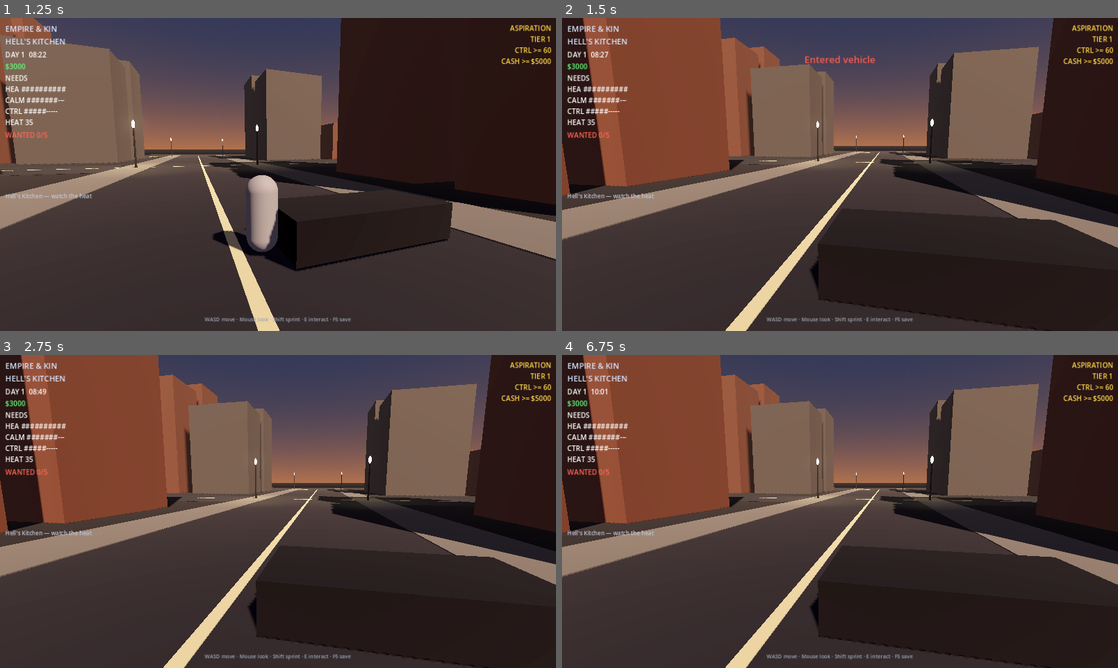
Above: before the commit, frames 1-4 (two rows, left to right).
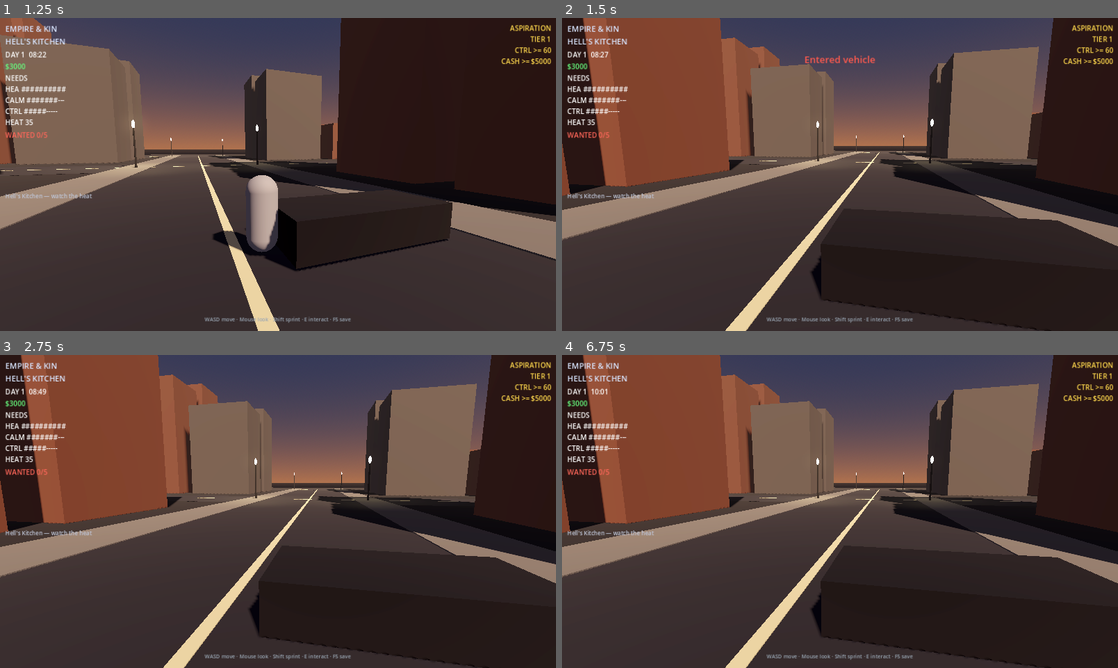
Above: after the commit, the same moments.

Repository: 5mil/empire-and-kin
Game: Godot game, scene res://scenes/main.tscn
Same seed, same stepped clock (60 frames per second), same inputs: the game is played once before the commit and once after it.
Inputs (mouse positions are in pixels of both pictures, inside the frame that each line leads up to):
- Up to frame 1 (1.25 s): tap Enter at 0.5 s; move the mouse to (305, 174) at 0.52 s; hold W (move_forward) from 0.53 s (still down); hold E (interact) from 0.53 s (still down)
- Up to frame 2 (1.5 s): keep holding W (move_forward); move the mouse to (812, 174) at 1.27 s; release E (interact) at 1.28 s; tap E (interact) at 1.35 s
- Up to frame 3 (2.75 s): keep holding W (move_forward); tap Space at 2 s; move the mouse to (289, 505) at 2.02 s; hold E (interact) from 2.03 s (still down); tap 1 at 2.1 s
- Up to frame 4 (6.75 s): move the mouse to (834, 517) at 2.77 s; release E (interact) at 2.78 s; tap 2 at 2.85, 5.85 s; tap E (interact) at 3.05, 4.35, 6.05 s; tap Enter at 3.5, 5 s; move the mouse to (878, 514) at 3.52 s; hold E (interact) 3.53-4.28 s; tap Space at 4.25, 5.75 s; move the mouse to (795, 508) at 4.27 s; move the mouse to (845, 511) at 5.02 s; hold E (interact) 5.03-5.78 s; tap 1 at 5.1 s; move the mouse to (817, 505) at 5.77 s; release W (move_forward) at 5.78 s; hold D (move_right) 5.78-6.53 s; move the mouse to (867, 511) at 6.52 s; hold W (move_forward) from 6.53 s (still down); hold E (interact) from 6.53 s (still down)

Frame 1 is identical in both runs. In frame 2, 0.1% of the frame differs, in the area x 44-100%, y 64-90%; in frame 3, 0.1%; in frame 4, 0.1%.

Commit message:
godot: vehicle — stabler arcade drive, speed cap, wall damage stub

Diff:
--- a/godot/scripts/vehicle.gd
+++ b/godot/scripts/vehicle.gd
@@ -1,45 +1,51 @@
 extends RigidBody3D
-## Arcade vehicle inspired by BETA vehicle_phys.zig (Phase 5).
-## Godot physics instead of pure raycast integrate — same controls & feel goals.
+## Arcade vehicle — BETA Phase 5 controls (throttle/steer/handbrake).
 
 enum VehicleType { SEDAN, TAXI, TRUCK, MOTORCYCLE }
 
 @export var vehicle_type: VehicleType = VehicleType.SEDAN
-@export var max_steer: float = 0.55
-@export var engine_force_mult: float = 1.0
+@export var max_speed: float = 28.0
 @export var health: int = 100
 
 var occupied: bool = false
 var _steer: float = 0.0
 var _throttle: float = 0.0
 var _handbrake: bool = false
+var max_steer: float = 0.55
+var engine_force_mult: float = 1.0
 
-@onready var _seat: Marker3D = $Seat
 @onready var _exit: Marker3D = $ExitPoint
 
 func _ready() -> void:
+	add_to_group("vehicle")
 	_apply_tuning()
-	freeze = true  # parked until entered
+	freeze = true
+	contact_monitor = true
+	max_contacts_reported = 4
+	body_entered.connect(_on_body_entered)
 
 func _apply_tuning() -> void:
-	# Mass/power proxies from PhysTuning
 	match vehicle_type:
 		VehicleType.SEDAN:
 			mass = 1200
 			engine_force_mult = 1.0
 			max_steer = 0.55
+			max_speed = 28.0
 		VehicleType.TAXI:
 			mass = 1250
 			engine_force_mult = 0.95
 			max_steer = 0.52
+			max_speed = 26.0
 		VehicleType.TRUCK:
 			mass = 2800
 			engine_force_mult = 0.7
 			max_steer = 0.42
+			max_speed = 20.0
 		VehicleType.MOTORCYCLE:
 			mass = 220
-			engine_force_mult = 1.3
+			engine_force_mult = 1.35
 			max_steer = 0.7
+			max_speed = 32.0
 
 func enter(player: Node3D) -> void:
 	if occupied:
@@ -65,30 +71,60 @@
 	player.set_process_unhandled_input(true)
 	if player.has_method("clear_vehicle"):
 		player.clear_vehicle()
+	GameState.toast.emit("Left vehicle", 1.2)
 
 func _physics_process(delta: float) -> void:
 	if not occupied:
 		return
 	_throttle = Input.get_axis("move_back", "move_forward")
-	_steer = Input.get_axis("move_right", "move_left") * max_steer
+	_steer = Input.get_axis("move_right", "move_left")
 	_handbrake = Input.is_action_pressed("handbrake")
 
 	var forward := -global_transform.basis.z
-	var speed := linear_velocity.length()
-	var force := _throttle * 9000.0 * engine_force_mult
+	var right := global_transform.basis.x
+	var speed := Vector3(linear_velocity.x, 0.0, linear_velocity.z).length()
+
+	# Engine along forward
+	var power := 12000.0 * engine_force_mult
 	if _handbrake:
-		force *= 0.3
-	apply_central_force(forward * force * delta * 60.0)
+		power *= 0.25
+	apply_central_force(forward * _throttle * power * delta)
 
-	# Steering yaw
-	var steer_power := _steer * (1.0 + speed * 0.08)
+	# Steering: yaw rate scales with speed
+	var steer_input := _steer * max_steer
 	if _handbrake:
-		steer_power *= 1.4  # oversteer bias
-	apply_torque(Vector3.UP * steer_power * 4000.0 * delta)
+		steer_input *= 1.5
+	var yaw_torque := steer_input * clampf(speed, 0.5, 18.0) * 900.0
+	apply_torque(Vector3.UP * yaw_torque * delta)
 
-	# Drag
-	apply_central_force(-linear_velocity * (0.4 if not _handbrake else 1.2))
+	# Lateral grip / handbrake slide
+	var lat := linear_velocity.dot(right)
+	var grip := 8.0 if not _handbrake else 2.0
+	apply_central_force(-right * lat * mass * grip * delta)
 
-	# Keep camera-ish upright lightly
-	if absf(rotation.x) > 0.3 or absf(rotation.z) > 0.3:
-		angular_velocity *= 0.9
+	# Drag + rolling
+	var drag := 0.35 if not _handbrake else 1.1
+	apply_central_force(-linear_velocity * drag * mass * 0.15)
+
+	# Soft speed cap
+	if speed > max_speed:
+		var hz := Vector3(linear_velocity.x, 0.0, linear_velocity.z)
+		hz = hz.normalized() * max_speed
+		linear_velocity.x = hz.x
+		linear_velocity.z = hz.z
+
+	# Keep upright bias
+	if absf(rotation.x) > 0.2 or absf(rotation.z) > 0.2:
+		angular_velocity *= 0.85
+
+func _on_body_entered(body: Node) -> void:
+	if not occupied:
+		return
+	if body is StaticBody3D:
+		var impact := linear_velocity.length()
+		if impact > 8.0:
+			health = maxi(0, health - int(impact * 0.4))
+			linear_velocity *= -0.2
+			angular_velocity *= 0.5
+			if impact > 12.0:
+				GameState.toast.emit("Crashed", 1.5)
